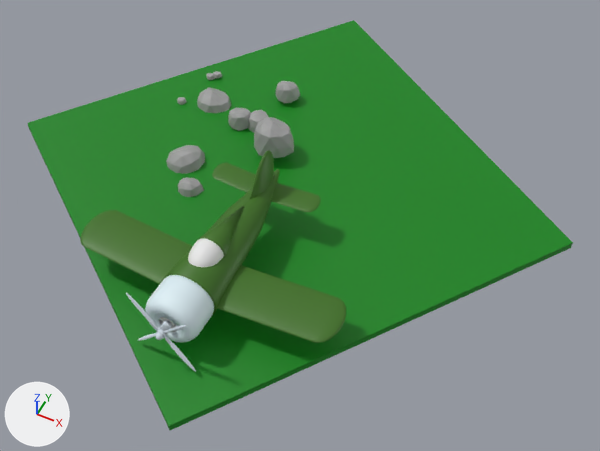
A saved change to the glTF model rock.glb.
Rendered twice from a 50 mm camera at (17.8, -28.9, 30.3) aimed at (5.4, -4.1, -0.6). The axes (+X, +Y, +Z) are drawn at lower left. The lights are the same throughout. Where no turn or scale is listed for an object, it has been applied to the vertices.
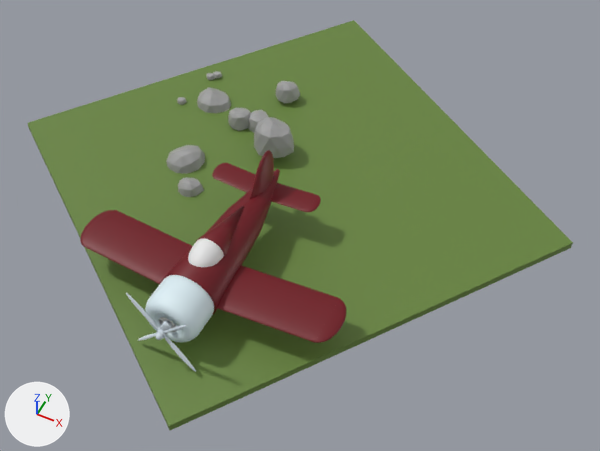
Location of each change, (x1, y1, x2, y2) in pixels of the pictures (600 x 451 px):
'Cube', recoloured
    both: (27, 20, 573, 430)
'Cylinder.006', recoloured
    both: (80, 150, 346, 343)

The edits, one by one:
Material 'Material.017' (mat_material_017) changes colour from dark green #3d701c to dark red #700516; in linear values from (0.0474, 0.163, 0.0116) to (0.163, 0.00148, 0.00803).
Material 'Material.013' (mat_material_013) changes colour from green #00830f to green #66833b; in linear values from (0.0, 0.227, 0.00474) to (0.133, 0.226, 0.0439).
